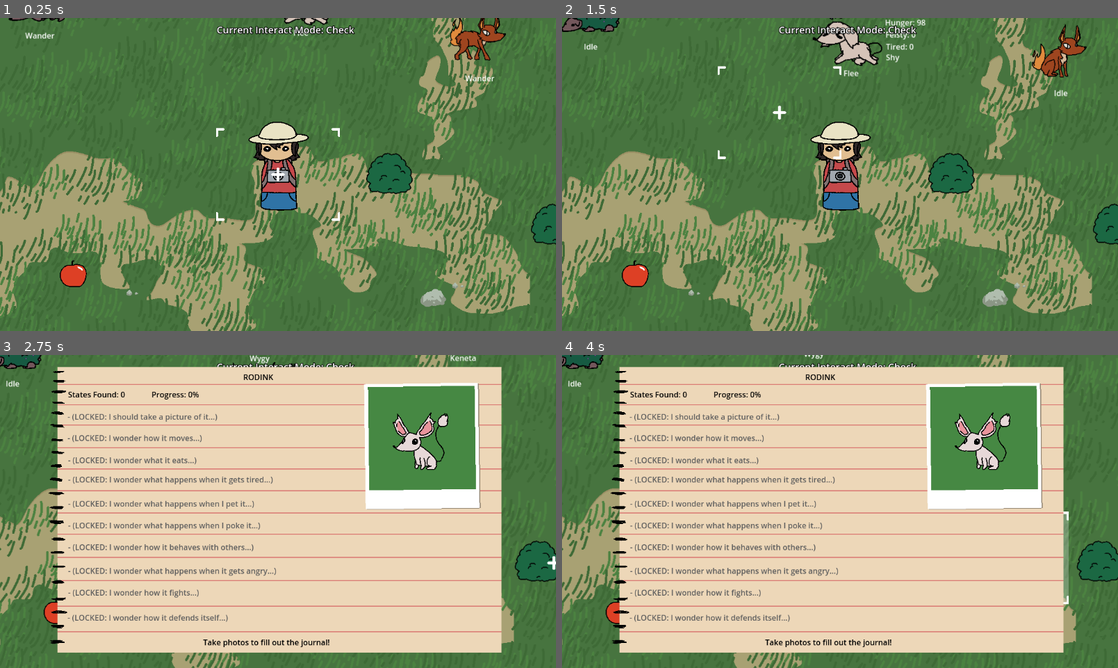
Above: before the commit, frames 1-4 (two rows, left to right).
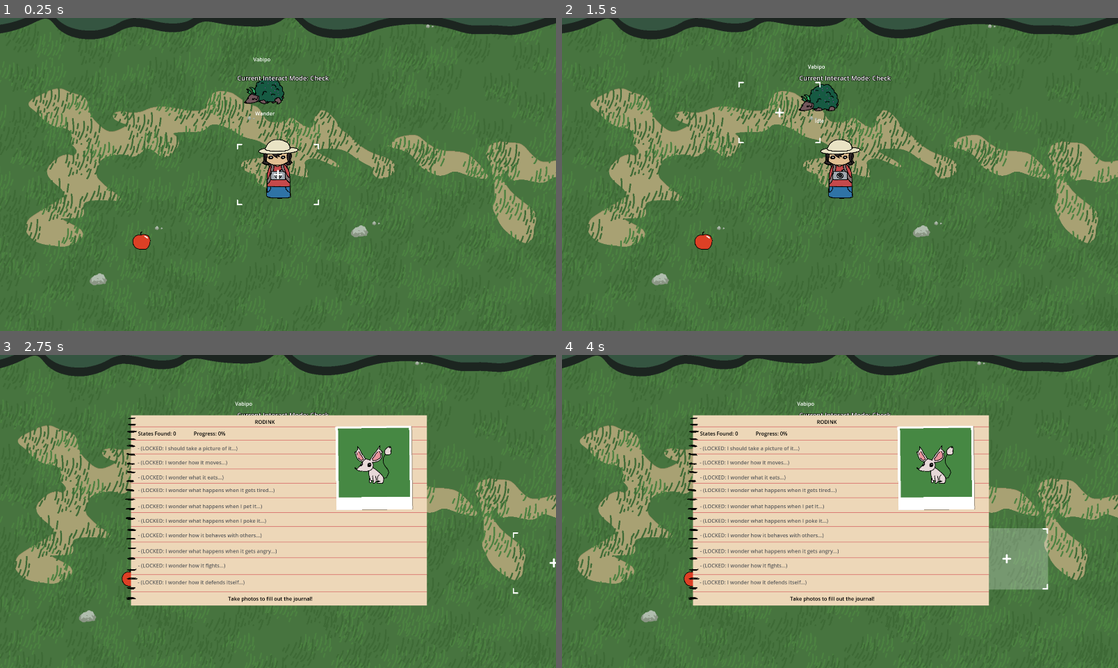
Above: after the commit, the same moments.

Repository: Nathan-Alex-Bremer/game-prototyping-project-3
Game: Godot game, scene res://Scenes/BaseScene.tscn
Two runs of this game, one before a commit and one after it. Both use one fixed random seed, a clock stepped at 60 frames per second and the inputs below.
Inputs (mouse positions are in pixels of both pictures, inside the frame that each line leads up to):
- Up to frame 1 (0.25 s): no input
- Up to frame 2 (1.5 s): drag from (1045, 49) to (634, 274) at 0.52 s; drag from (851, 30) to (634, 274) at 1.27 s
- Up to frame 3 (2.75 s): move the mouse to (555, 561) at 2.02 s; hold D (move_right) from 2.03 s (still down); tap E (open_journal) at 2.1 s; click (555, 561) at 2.17 s
- Up to frame 4 (4 s): release D (move_right) at 2.75 s; drag from (934, 511) to (617, 611) at 2.77 s; tap Enter at 3.5 s; move the mouse to (1006, 558) at 3.52 s; hold A (move_left) from 3.53 s (still down); tap Space (capture_screen) at 3.6 s

The runs differ from the first frame. In frame 1, 36% of the frame differs, in the area x 0-100%, y 0-100%; in frame 2, 38%; in frame 3, 54%; in frame 4, 55%.

Commit message:
Added larger map and zoomed-out player camera.

Diff:
--- a/game-prototyping-project-3/Scenes/BaseScene.tscn
+++ b/game-prototyping-project-3/Scenes/BaseScene.tscn
@@ -1,12 +1,14 @@
-[gd_scene load_steps=6 format=3 uid="uid://vamehqonwq37"]
+[gd_scene load_steps=8 format=3 uid="uid://vamehqonwq37"]
 
 [ext_resource type="Script" uid="uid://bsfxihnntm7ml" path="res://Scripts/base_scene.gd" id="1_58y5n"]
 [ext_resource type="PackedScene" uid="uid://pc8elxh64c3m" path="res://Scenes/Food.tscn" id="2_ufl4h"]
 [ext_resource type="Texture2D" uid="uid://b2x8cox65d227" path="res://Art/flash.png" id="4_yga4i"]
 [ext_resource type="Texture2D" uid="uid://bco4po0psd8mq" path="res://Art/background.png" id="5_4ksr6"]
+[ext_resource type="Texture2D" uid="uid://bukydwnpqohrh" path="res://Art/backgroundlarge.png" id="5_uc7fm"]
+[ext_resource type="Texture2D" uid="uid://vc2jtdhulh1t" path="res://Art/backgroundlargeborder.png" id="6_56e3h"]
 
 [sub_resource type="RectangleShape2D" id="RectangleShape2D_4ksr6"]
-size = Vector2(20, 2356)
+size = Vector2(20, 4628)
 
 [node name="Node2D" type="Node2D"]
 script = ExtResource("1_58y5n")
@@ -26,12 +28,22 @@
 position = Vector2(690, 450)
 texture = ExtResource("5_4ksr6")
 
+[node name="Backgroundlarge" type="Sprite2D" parent="."]
+z_index = -10
+position = Vector2(1774, 1667)
+texture = ExtResource("5_uc7fm")
+
+[node name="BackgroundLargeBorder" type="Sprite2D" parent="."]
+z_index = 4
+position = Vector2(1774, 1667)
+texture = ExtResource("6_56e3h")
+
 [node name="StaticBody2D4" type="StaticBody2D" parent="."]
 collision_layer = 7
 collision_mask = 5
 
 [node name="CollisionShape2D" type="CollisionShape2D" parent="StaticBody2D4"]
-position = Vector2(692, -208)
+position = Vector2(1836, -216)
 rotation = -1.57079
 shape = SubResource("RectangleShape2D_4ksr6")
 
@@ -40,7 +52,7 @@
 collision_mask = 5
 
 [node name="CollisionShape2D" type="CollisionShape2D" parent="StaticBody2D3"]
-position = Vector2(693, 1108)
+position = Vector2(1821, 3570)
 rotation = -1.57079
 shape = SubResource("RectangleShape2D_4ksr6")
 
@@ -49,7 +61,7 @@
 collision_mask = 5
 
 [node name="CollisionShape2D" type="CollisionShape2D" parent="StaticBody2D2"]
-position = Vector2(1852, 448)
+position = Vector2(4045, 1383)
 shape = SubResource("RectangleShape2D_4ksr6")
 
 [node name="StaticBody2D" type="StaticBody2D" parent="."]
@@ -57,11 +69,11 @@
 collision_mask = 5
 
 [node name="CollisionShape2D" type="CollisionShape2D" parent="StaticBody2D"]
-position = Vector2(-472, 448)
+position = Vector2(-472, 1411)
 shape = SubResource("RectangleShape2D_4ksr6")
 
 [node name="MaxPos" type="Node2D" parent="."]
-position = Vector2(1742, 998)
+position = Vector2(3874, 3424)
 
 [node name="MinPos" type="Node2D" parent="."]
 position = Vector2(-362, -98)
--- a/game-prototyping-project-3/project.godot
+++ b/game-prototyping-project-3/project.godot
@@ -21,6 +21,8 @@
 
 [display]
 
+window/size/viewport_width=1728
+window/size/viewport_height=972
 window/stretch/mode="viewport"
 
 [input]
Binary file added: game-prototyping-project-3/Art/backgroundlarge.png
Not shown, added: game-prototyping-project-3/Art/backgroundlarge.png.import
Binary file added: game-prototyping-project-3/Art/backgroundlargeborder.png
Not shown, added: game-prototyping-project-3/Art/backgroundlargeborder.png.import
